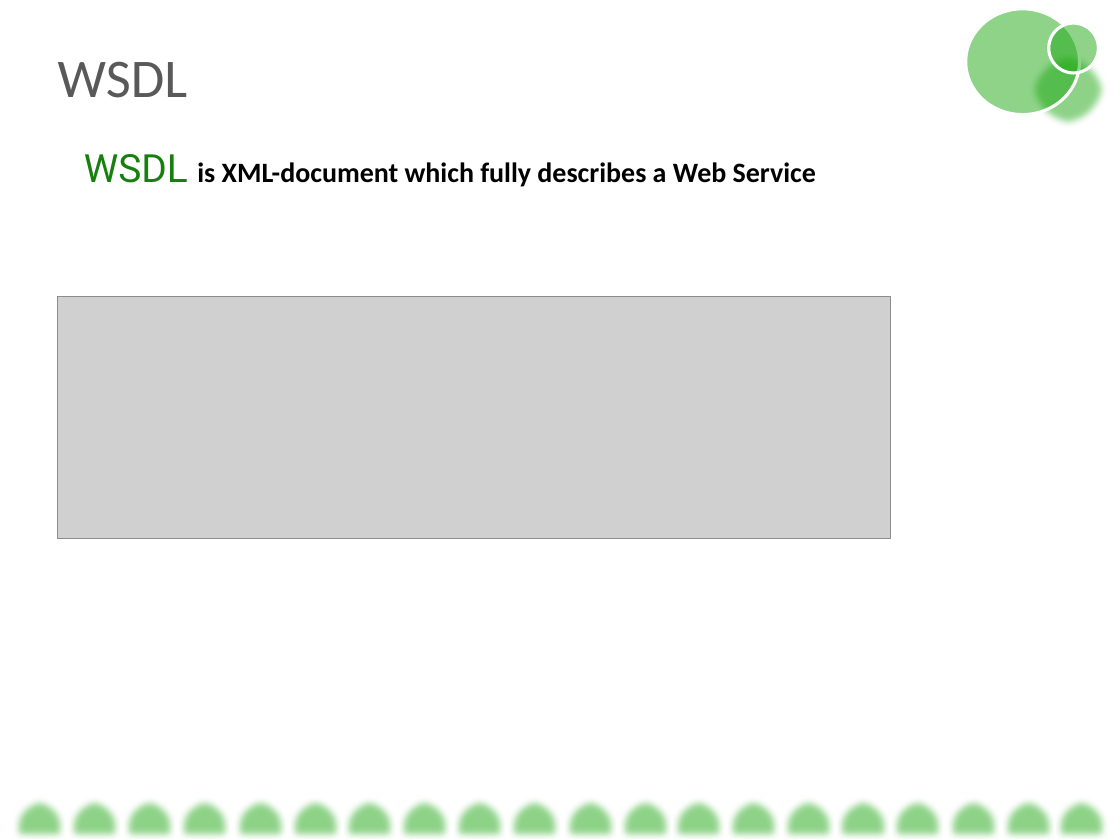
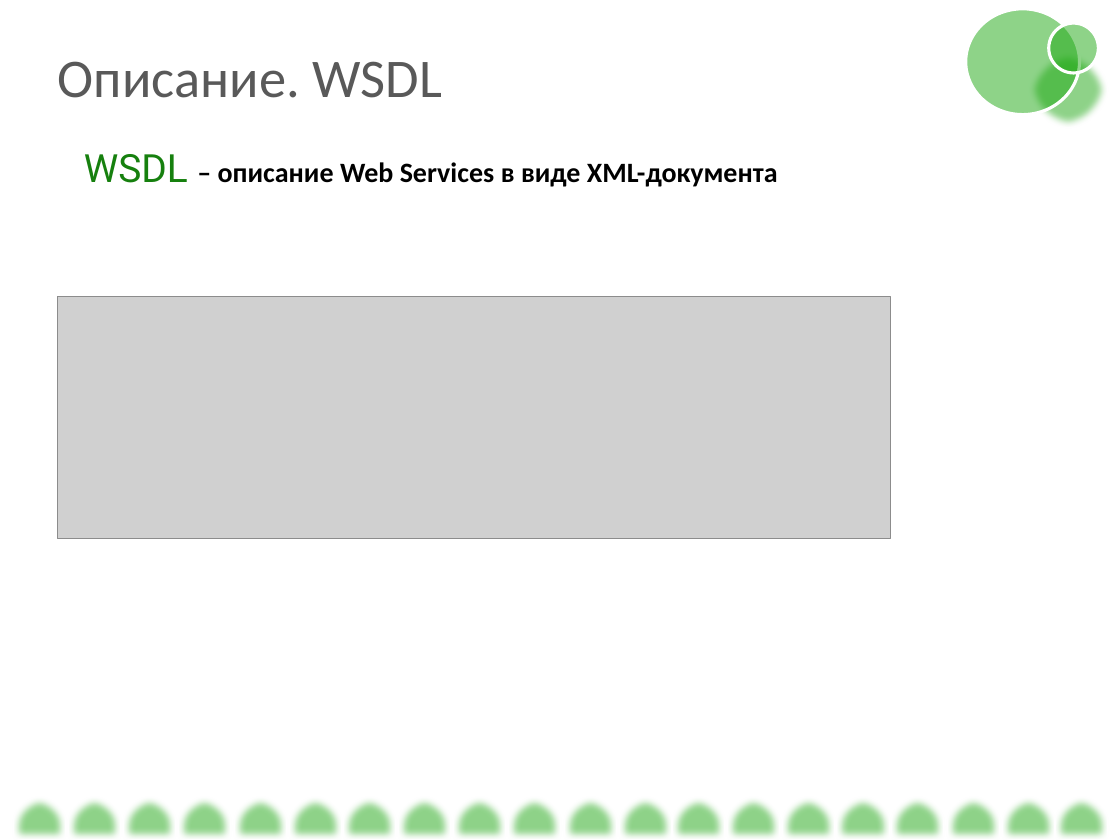
Before and after one commit to BigRacer/swtesting, a slide deck: slide 9 of 8.Web Services/Testing Web Services.pptx (slide 10 before the commit). Drawn at 1120x840 pixels with LibreOffice and Linux fonts; fonts in the diff are those of the drawing; grey boxes stand for pictures. Boxes give left, top, right and bottom in pixels: in the first picture for what was removed or moved away, otherwise in the second. Text is boxed around its words. In the diff, an @@ line names an element or a change of style, - is before the commit and + after.

```diff
--- a/8.Web Services/Testing Web Services.pptx
+++ b/8.Web Services/Testing Web Services.pptx
@@ text at [58,61,443,98]: text changed @@
-WSDL
+Описание. WSDL
@@ text at [84,154,778,187]: text changed @@
-WSDL is XML-document which fully describes a Web Service
+WSDL – описание Web Services в виде XML-документа
```
Also in this commit, not shown: 10 other slides changed, 7 slides added, 4 slides removed, 3 other files.
